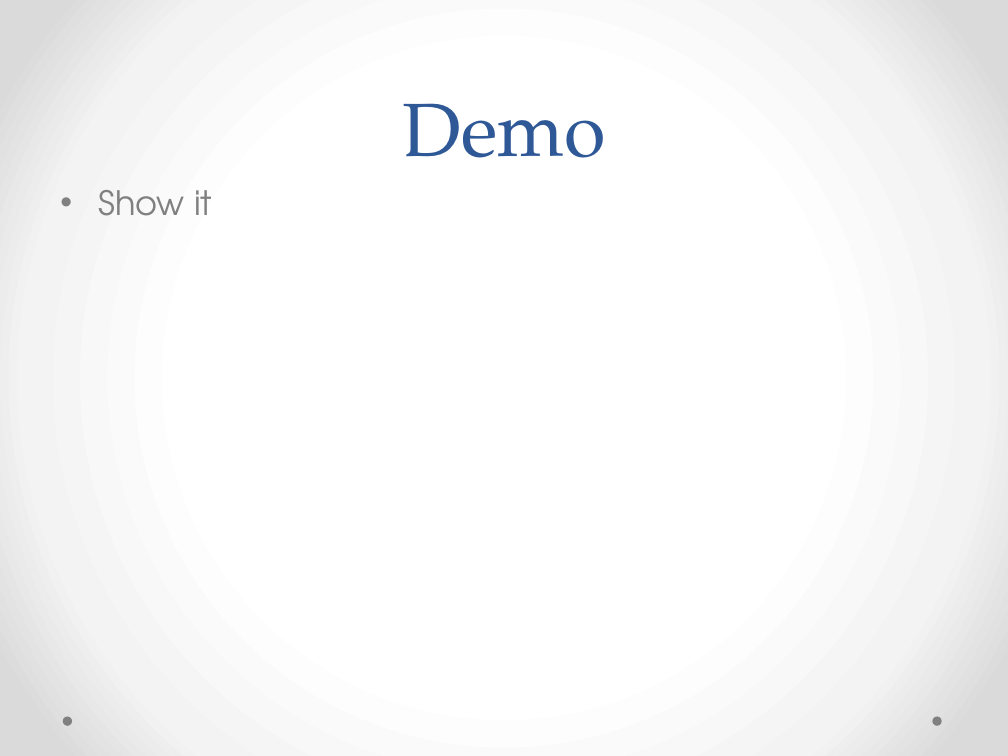
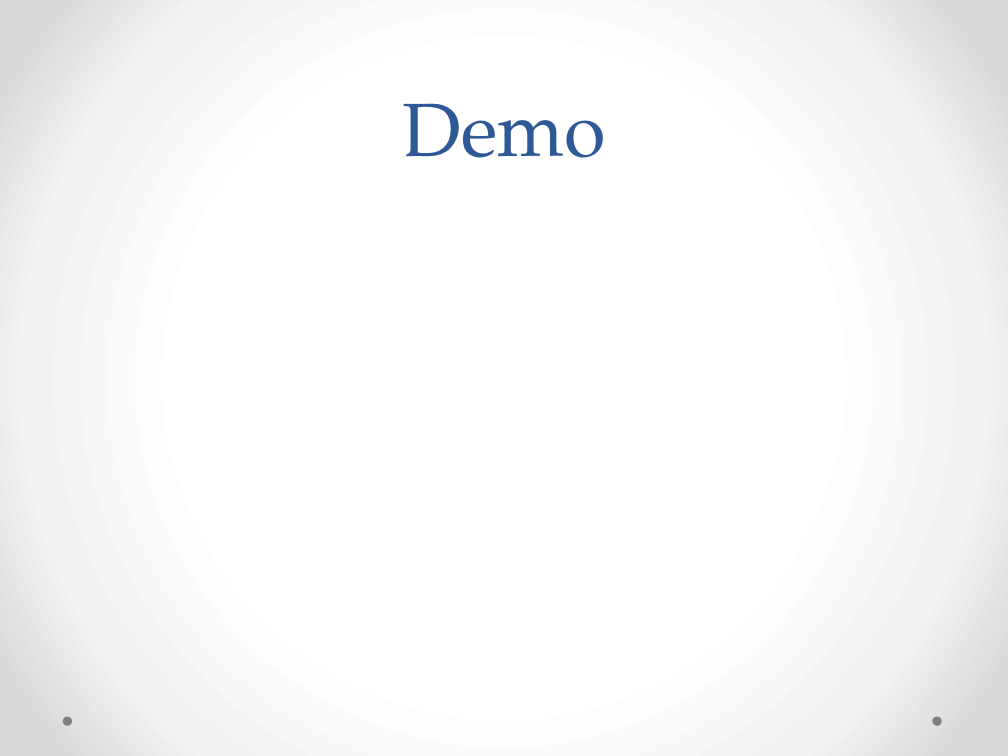
Before and after one commit to pohltm/Battle, a slide deck: slide 5 of Documents/Project Presentation/Battleship Project Presentation.pptx. Drawn at 1008x756 pixels with LibreOffice and Linux fonts; fonts in the diff are those of the drawing. Boxes give left, top, right and bottom in pixels: in the first picture for what was removed or moved away, otherwise in the second. Text is boxed around its words. In the diff, an @@ line names an element or a change of style, - is before the commit and + after.

```diff
--- a/Documents/Project Presentation/Battleship Project Presentation.pptx
+++ b/Documents/Project Presentation/Battleship Project Presentation.pptx
@@ text removed at [98, 190, 212, 216] @@
-• Show it
```
Also in this commit, not shown: 5 other slides changed.
